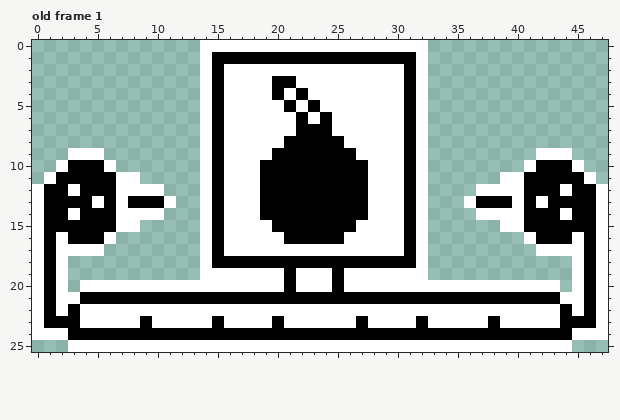
Edited in one commit: pixel-art file (assets/world/techno_tower/granade_teleporter.aseprite). Above is the file before it was changed.
48x26 pixels, 1 frame. Shown: old frame 1. The commit also changed other frames, which this record leaves out.
After the commit:
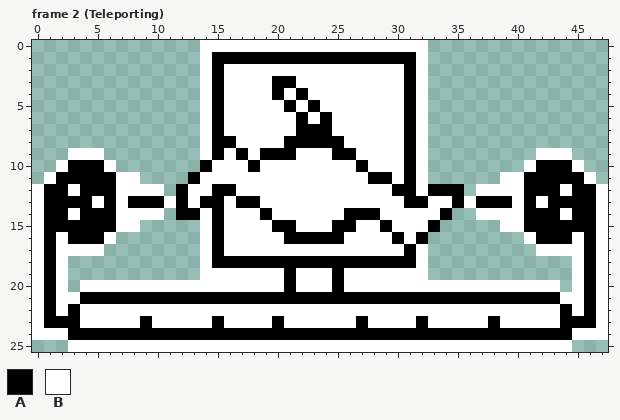
Palette (. is transparent): A #000000  B #ffffff
A new or re-ordered frame is compared with the old frame closest to it.
The exact change:
frames 1 -> 5
layer "Layer 2" added
--- frame 2 (Teleporting) is new; against old frame 1, layer "Layer 2"
@@ x 10..37 @@
  7 ....BABBBBBBAAABBBBBBAB.....
- 8 ....BABBBBBAAAAABBBBBAB.....
- 9 ....BABBBBAAAAAAABBBBAB.....
-10 ....BABBBAAAAAAAAABBBAB.....
-11 ....BABBBAAAAAAAAABBBAB.....
-12 B...BABBBAAAAAAAAABBBAB....B
-13 AB..BABBBAAAAAAAAABBBAB...BA
-14 B...BABBBAAAAAAAAABBBAB....B
-15 ....BABBBBAAAAAAABBBBAB.....
-16 ....BABBBBBAAAAABBBBBAB.....
+ 8 ....BAABBBBAAAAABBBBBAB.....
+ 9 ....BABABAAABBBAABBBBAB.....
+10 ....ABBBABBBBBBBBABBBAB.....
+11 ...ABBBBBBBBBBBBBBAABAB.....
+12 B.ABBAABBBBBBBBBBBBBAABAAA.B
+13 ABABAABAABBBBBBBBBBBBAABBABA
+14 B.AABABBBABBBBBBAAABBBBBA..B
+15 ....BABBBBAABBBAABBABBBA....
+16 ....BABBBBBAAAAABBBBABA.....
 17 ....BABBBBBBBBBBBBBBBAB.....
